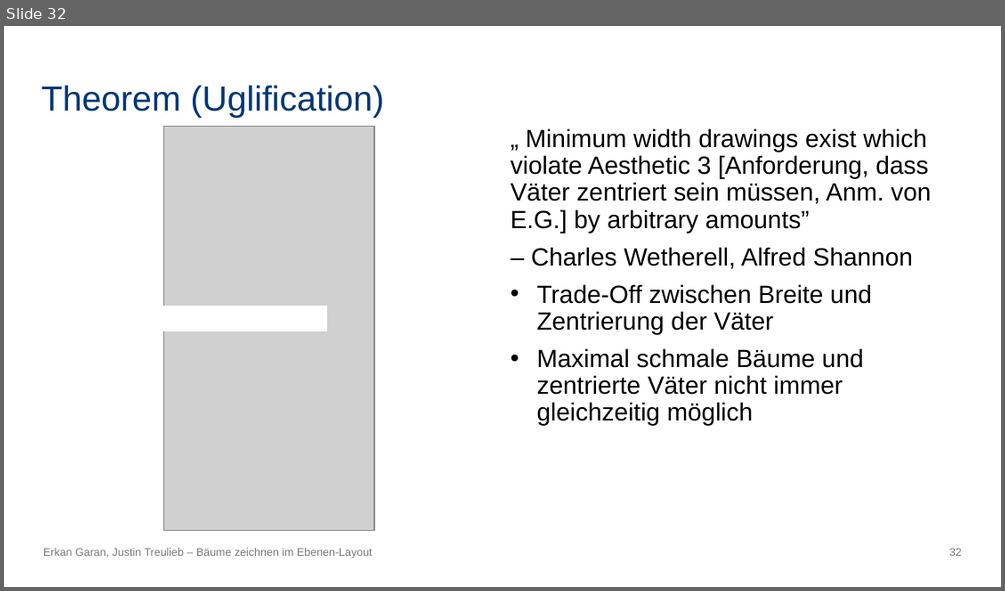
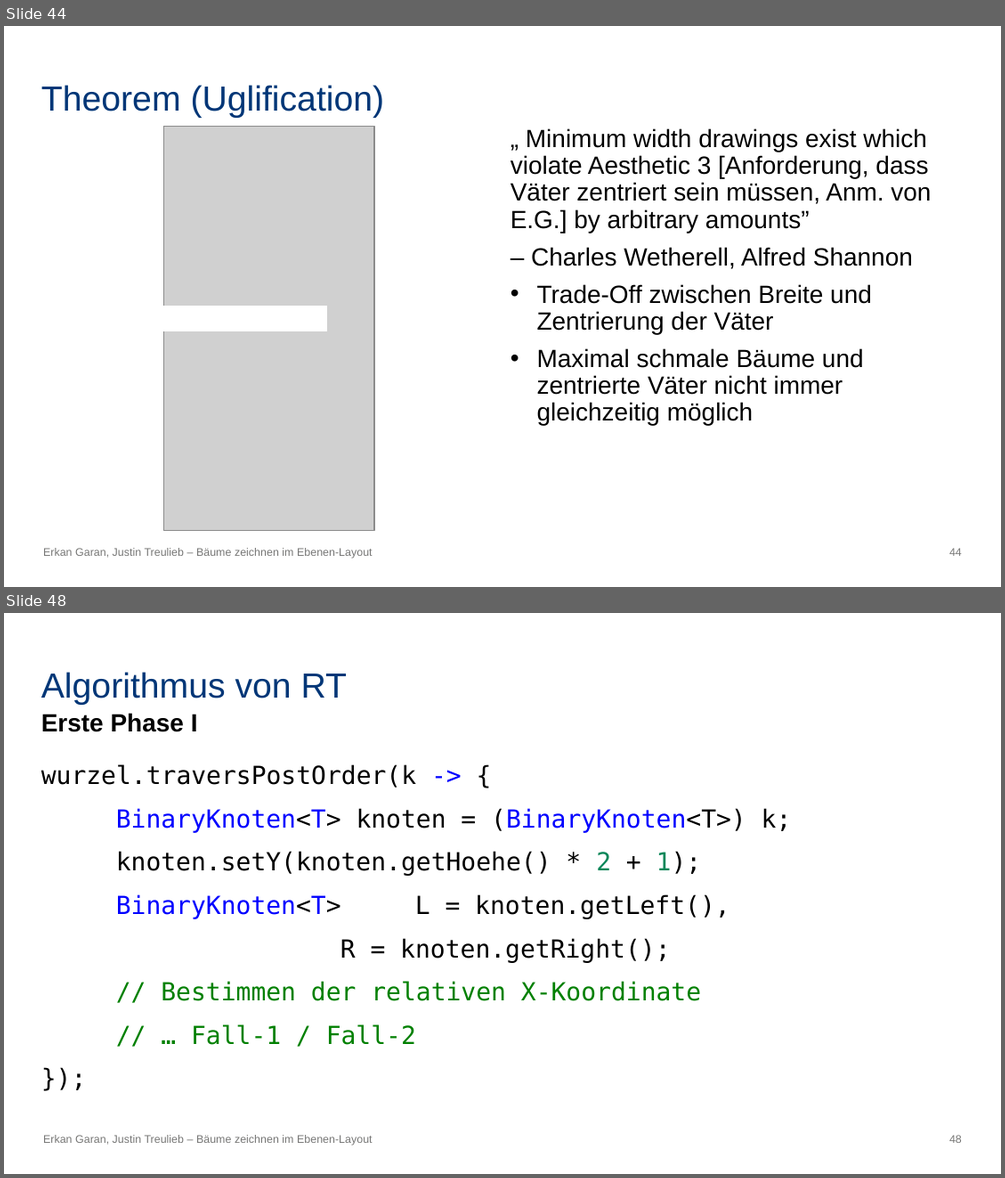
Before and after one commit to erkangrn/Praxsiprojekt, a slide deck: Powerpoint/Bäume zeichnen im Ebenen-Layout.pptx. Shown one above the other, each under a label of ours: slide 32 before the commit, slides 44 and 48 after it; the slides between them are not shown. The pictures are 1005x591 and 1005x1178 pixels, drawn with LibreOffice and Linux fonts; fonts in the diff are those of the drawing; grey boxes stand for pictures. Boxes give left, top, right and bottom in pixels: in the first picture for what was removed or moved away, otherwise in the second. Text is boxed around its words. In the diff, an @@ line names an element or a change of style, - is before the commit and + after.

```diff
--- a/Powerpoint/Bäume zeichnen im Ebenen-Layout.pptx
+++ b/Powerpoint/Bäume zeichnen im Ebenen-Layout.pptx
@@ slide 48 added at box(4, 613, 1001, 1174), background #FFFFFF; not listed: 1 template element that a slide beside it also shows @@
@@ title added at box(41, 672, 347, 705), 25.2 pt, text #003677 @@
+Algorithmus von RT
@@ text added at box(41, 713, 198, 732), 18 pt, text #000000, bold @@
+Erste Phase I
@@ text added at box(41, 764, 792, 1045), 18 pt, text #000000 @@
+wurzel.traversPostOrder(k -> {
+BinaryKnoten<T> knoten = (BinaryKnoten<T>) k;
+knoten.setY(knoten.getHoehe() * 2 + 1);
+BinaryKnoten<T> L = knoten.getLeft(),
+R = knoten.getRight();
+// Bestimmen der relativen X-Koordinate
+// … Fall-1 / Fall-2
+});
@@ text added at box(43, 1135, 372, 1145), 8 pt, text #777776 @@
+Erkan Garan, Justin Treulieb – Bäume zeichnen im Ebenen-Layout
@@ what was slide 32 is now slide 44 @@
@@ page number at box(949, 548, 962, 556): text changed @@
-32
+44
```
Also in this commit, not shown: 19 other slides added.
